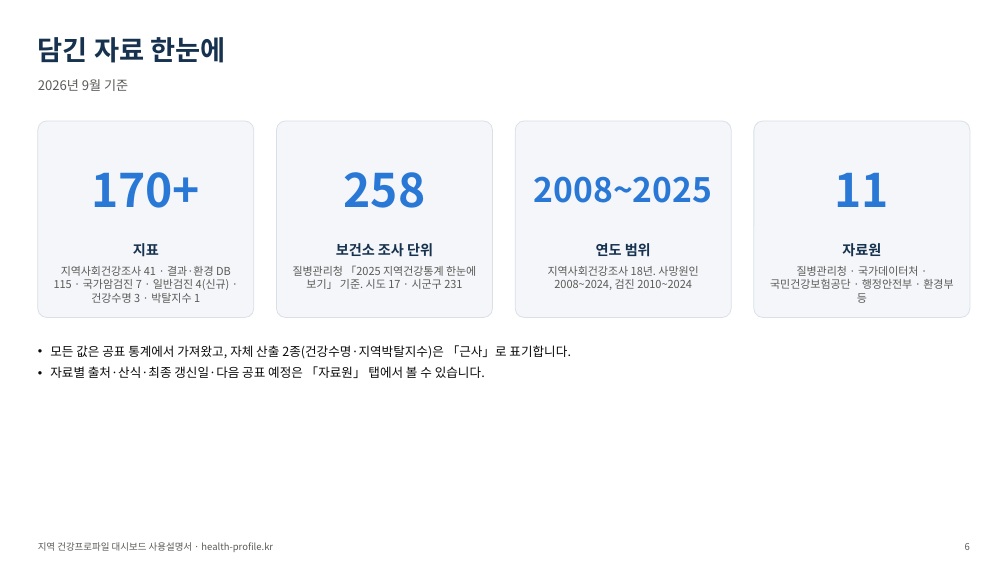
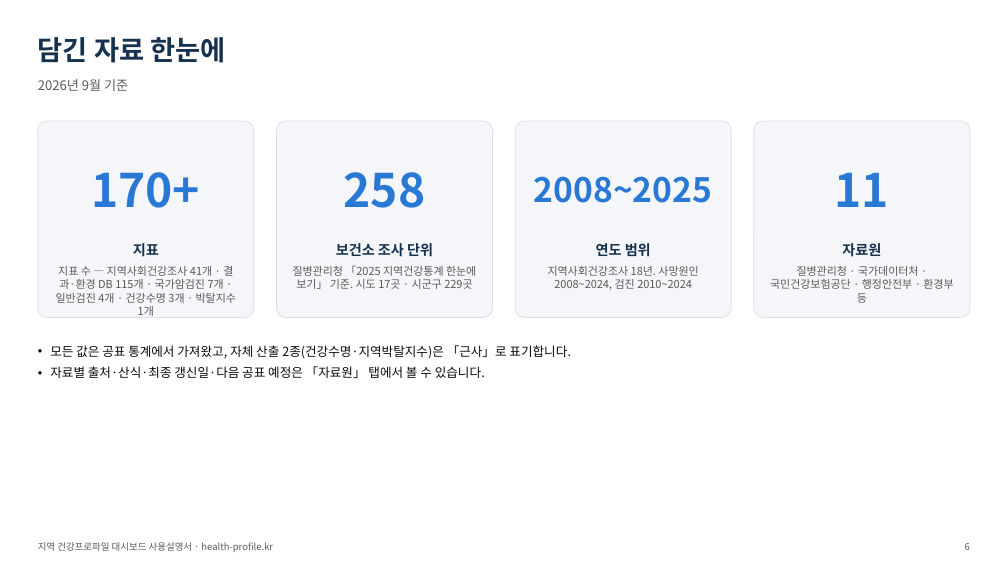
Before and after one commit to soonryu74/soonryu74.github.io, a slide deck: slide 6 of health-dashboard/docs/지역건강프로파일_대시보드_사용설명서_v1.pptx. Drawn at 1008x567 pixels with LibreOffice and Linux fonts; fonts in the diff are those of the drawing. Boxes give left, top, right and bottom in pixels: in the first picture for what was removed or moved away, otherwise in the second. Text is boxed around its words. In the diff, an @@ line names an element or a change of style, - is before the commit and + after.

```diff
--- a/health-dashboard/docs/지역건강프로파일_대시보드_사용설명서_v1.pptx
+++ b/health-dashboard/docs/지역건강프로파일_대시보드_사용설명서_v1.pptx
@@ text at (56, 266, 236, 316): text changed @@
-지역사회건강조사 41 · 결과·환경 DB 115 · 국가암검진 7 · 일반검진 4(신규) · 건강수명 3 · 박탈지수 1
+지표 수 — 지역사회건강조사 41개 · 결과·환경 DB 115개 · 국가암검진 7개 · 일반검진 4개 · 건강수명 3개 · 박탈지수 1개
@@ text at (293, 265, 476, 289): text changed @@
-질병관리청 「2025 지역건강통계 한눈에 보기」 기준. 시도 17 · 시군구 231
+질병관리청 「2025 지역건강통계 한눈에 보기」 기준. 시도 17곳 · 시군구 229곳
```
Also in this commit, not shown: 12 other slides changed, 52 other files.
